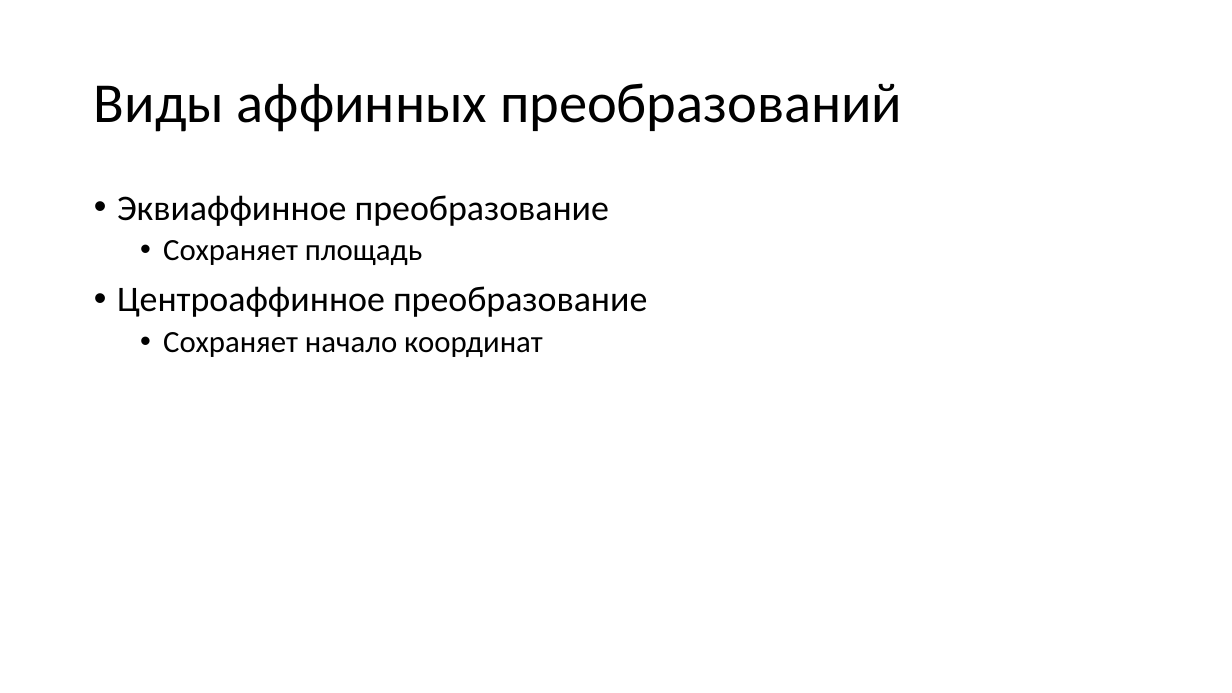
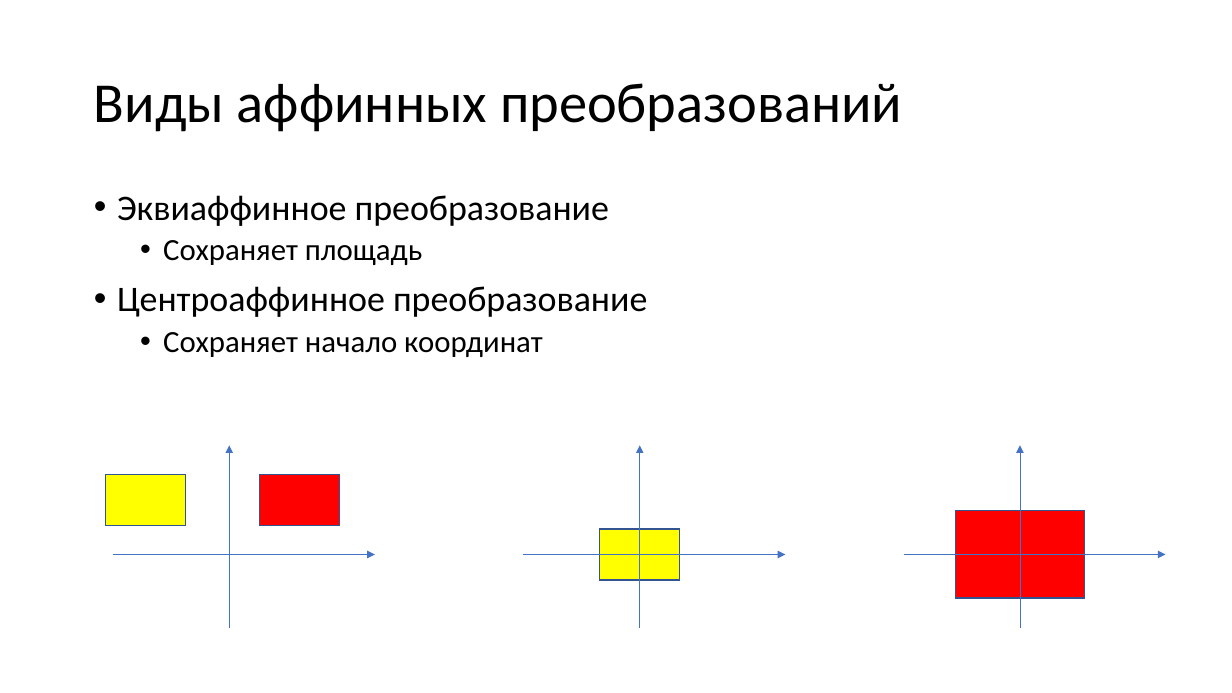
Before and after one commit to alexey-malov/cg-course, a slide deck: slide 79 of lectures/03 - Векторный анализ, трансформации и матрицы.pptx (slide 75 before the commit). Drawn at 1232x693 pixels with LibreOffice and Linux fonts; fonts in the diff are those of the drawing. Boxes give left, top, right and bottom in pixels: in the first picture for what was removed or moved away, otherwise in the second. Text is boxed around its words. In the diff, an @@ line names an element or a change of style, - is before the commit and + after.

```diff
--- a/lectures/03 - Векторный анализ, трансформации и матрицы.pptx
+++ b/lectures/03 - Векторный анализ, трансформации и матрицы.pptx
@@ arrow added from (229, 628) to (229, 445), #4472C4 0.5 pt @@
@@ arrow added from (640, 628) to (640, 445), #4472C4 0.5 pt @@
@@ arrow added from (1020, 628) to (1020, 445), #4472C4 0.5 pt @@
@@ rectangle added at (105,474,186,525), fill #FFFF00, outline #325491 1 pt @@
@@ rectangle added at (260,474,340,525), fill #FF0000, outline #325491 1 pt @@
@@ rectangle added at (600,530,680,580), fill #FFFF00, outline #325491 1 pt @@
@@ rectangle added at (956,511,1085,598), fill #FF0000, outline #325491 1 pt @@
@@ arrow added from (113, 555) to (375, 555), #4472C4 0.5 pt @@
@@ arrow added from (523, 555) to (786, 555), #4472C4 0.5 pt @@
@@ arrow added from (904, 555) to (1165, 555), #4472C4 0.5 pt @@
```
Also in this commit, not shown: 5 other slides changed, 4 slides added.
